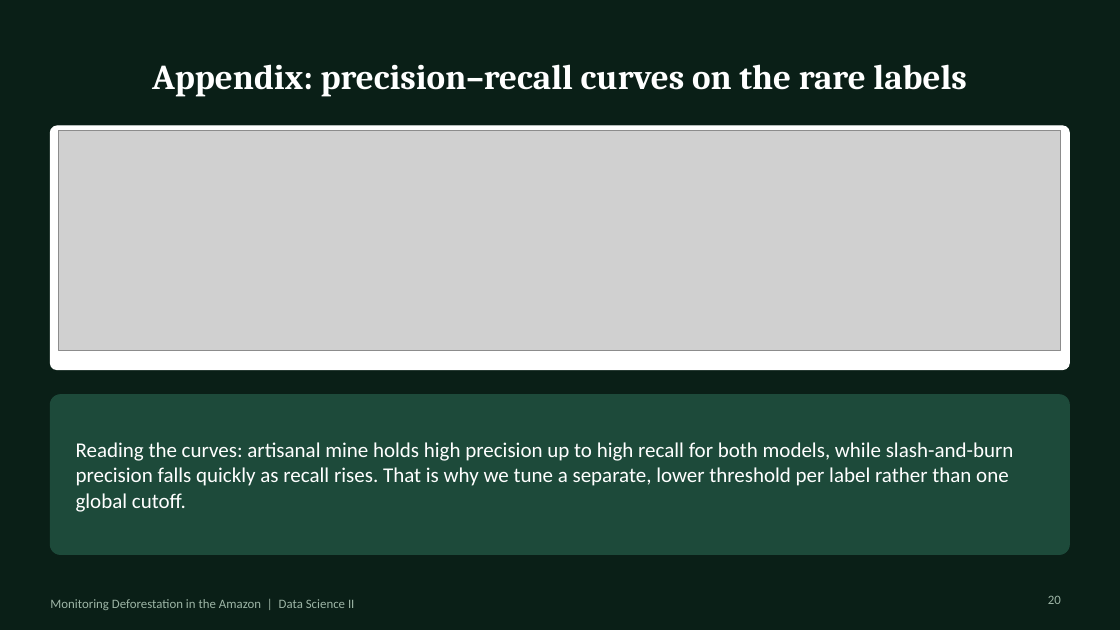
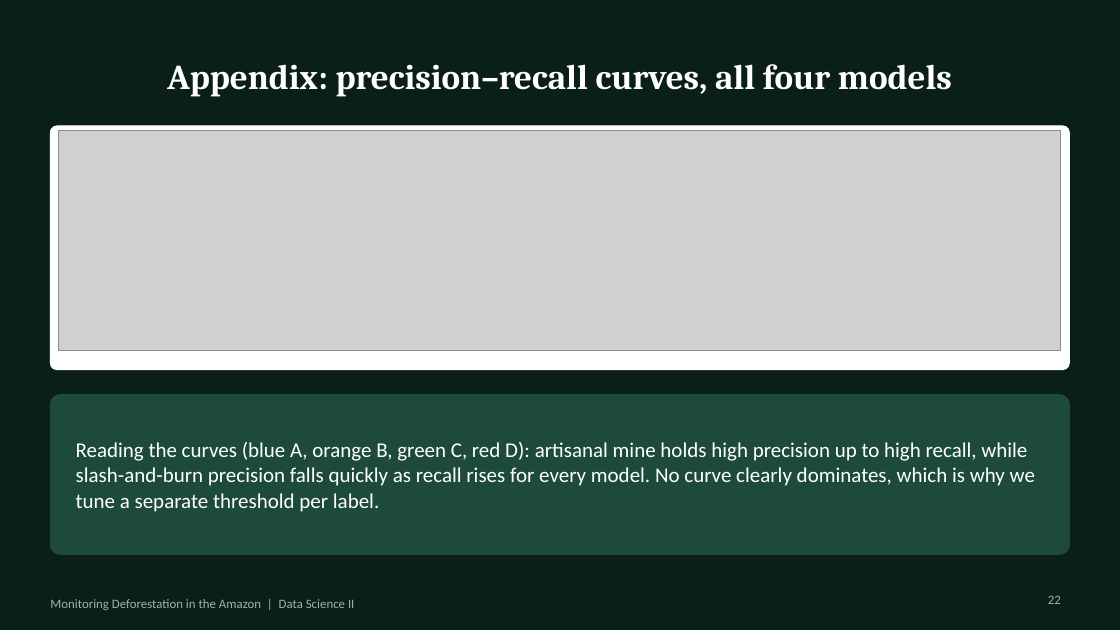
Before and after one commit to MehrabAzan/Amazon-Deforestation, a slide deck: slide 22 of Amazon_Deforestation_DeepLearning.pptx (slide 20 before the commit). Drawn at 1120x630 pixels with LibreOffice and Linux fonts; fonts in the diff are those of the drawing; grey boxes stand for pictures. Boxes give left, top, right and bottom in pixels: in the first picture for what was removed or moved away, otherwise in the second. Text is boxed around its words. In the diff, an @@ line names an element or a change of style, - is before the commit and + after.

```diff
--- a/Amazon_Deforestation_DeepLearning.pptx
+++ b/Amazon_Deforestation_DeepLearning.pptx
@@ text at bbox=[167, 64, 952, 97]: text changed @@
-Appendix: precision–recall curves on the rare labels
+Appendix: precision–recall curves, all four models
@@ text at bbox=[76, 442, 1035, 512]: text changed @@
-Reading the curves: artisanal mine holds high precision up to high recall for both models, while slash-and-burn precision falls quickly as recall rises. That is why we tune a separate, lower threshold per label rather than one global cutoff.
+Reading the curves (blue A, orange B, green C, red D): artisanal mine holds high precision up to high recall, while slash-and-burn precision falls quickly as recall rises for every model. No curve clearly dominates, which is why we tune a separate threshold per label.
@@ page number at bbox=[1048, 595, 1061, 604]: text changed @@
-20
+22
```
Also in this commit, not shown: 12 other slides changed, 4 slides added.
